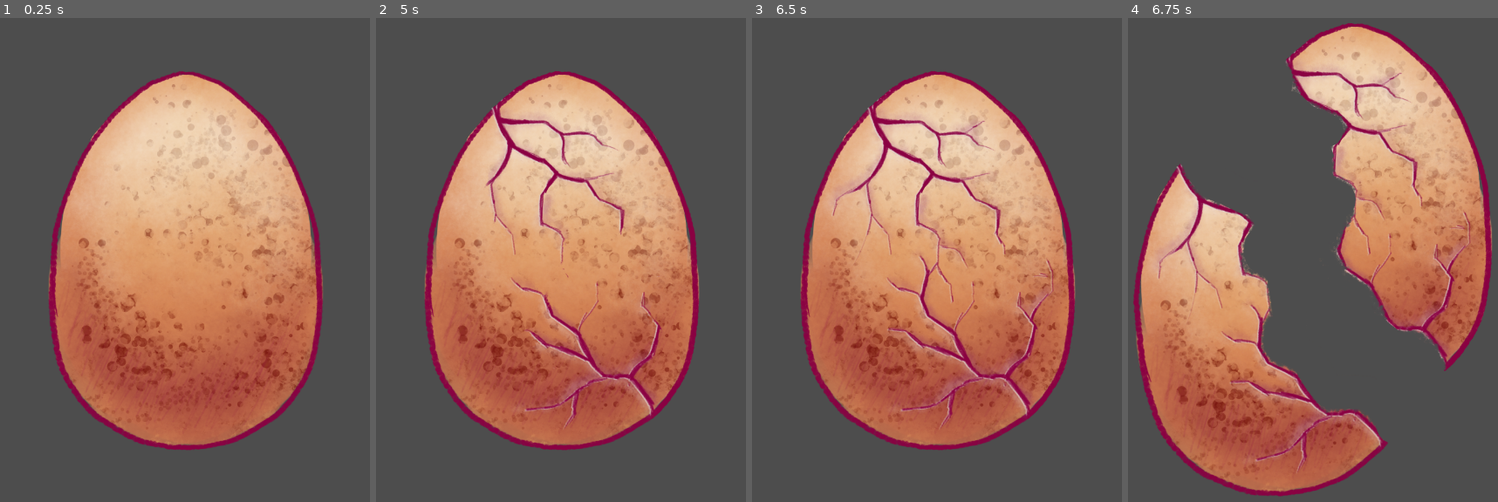
Above: before the commit, frames 1-4 (left to right).
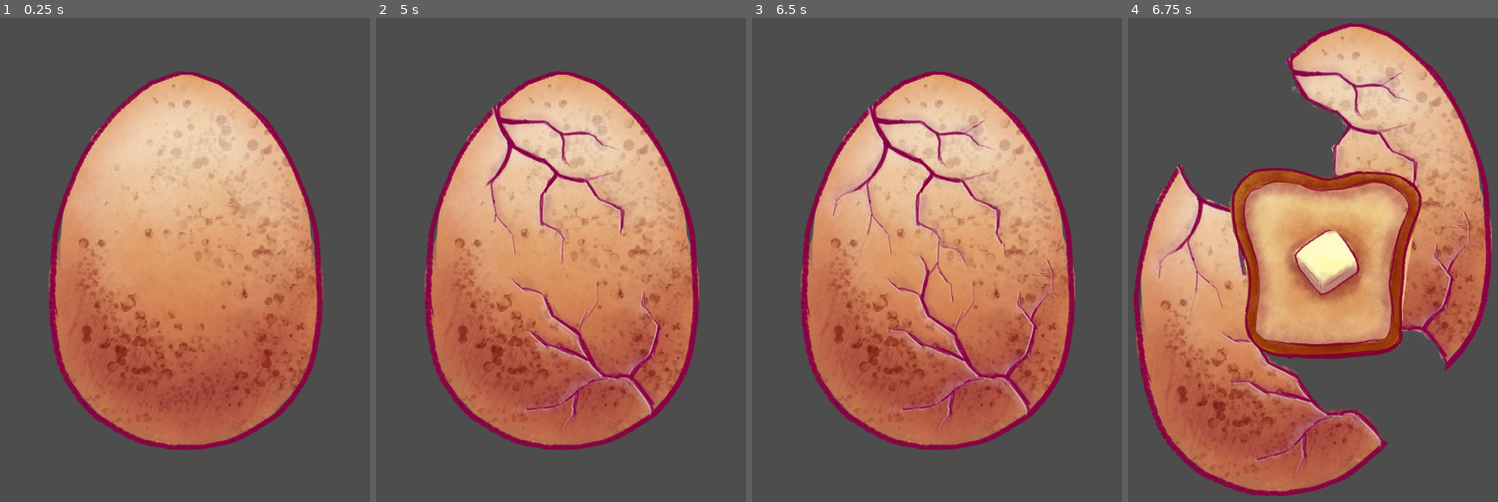
Above: after the commit, the same moments.

Repository: lawrenceyim/20-second-game-jam-2025
Game: Godot game, scene res://Scenes/MainLevel.tscn
Same seed, same stepped clock (60 frames per second), same inputs: the game is played once before the commit and once after it. The project has no main scene, so this scene is started directly.
Inputs (mouse positions are in pixels of both pictures, inside the frame that each line leads up to):
- Up to frame 1 (0.25 s): no input
- Up to frame 2 (5 s): tap Enter at 0.5, 2, 3.5 s; click (561, 255) at 0.67 s; tap Space at 1.25, 2.75, 4.25 s; move the mouse to (483, 289) at 1.27 s; click (483, 289) at 1.42 s; move the mouse to (601, 100) at 2.02 s; click (601, 100) at 2.17 s; move the mouse to (542, 395) at 2.77 s; click (542, 395) at 2.92 s; move the mouse to (679, 361) at 3.52 s; click (679, 361) at 3.67 s; move the mouse to (442, 153) at 4.27 s; click (442, 153) at 4.42 s
- Up to frame 3 (6.5 s): move the mouse to (959, 255) at 5.02 s; click (959, 255) at 5.17 s; move the mouse to (877, 80) at 5.77 s; click (877, 80) at 5.92 s
- Up to frame 4 (6.75 s): move the mouse to (1401, 221) at 6.52 s; click (1401, 221) at 6.67 s

Frames 1-3 are identical in both runs. In frame 4, 16% of the frame differs, in the area x 27-80%, y 30-71%.

Commit message:
Added loots for breaking eggs.

Diff:
--- a/Scenes/MainLevel.tscn
+++ b/Scenes/MainLevel.tscn
@@ -1,18 +1,20 @@
-[gd_scene load_steps=4 format=3 uid="uid://jxdg58q64wmw"]
+[gd_scene load_steps=5 format=3 uid="uid://jxdg58q64wmw"]
 
 [ext_resource type="Script" uid="uid://dyrifqxrqmh2m" path="res://Scripts/MainLevel.gd" id="1_8vsrk"]
 [ext_resource type="Texture2D" uid="uid://bs1s024acasa5" path="res://Assets/Sprites/Plain Egg/PlainEgg_Crack_00.png" id="1_r7jfx"]
 [ext_resource type="PackedScene" uid="uid://cq4iyo8hhye60" path="res://Scenes/TextureRepository.tscn" id="3_c77c4"]
+[ext_resource type="Texture2D" uid="uid://bf2aiy14qguc3" path="res://Assets/Sprites/loot/plain egg loot/Bagel.webp" id="4_o15vh"]
 
-[node name="Node2D" type="Node2D" node_paths=PackedStringArray("_eggArea", "_eggSprite", "_textureRepository")]
+[node name="Node2D" type="Node2D" node_paths=PackedStringArray("_eggArea", "_eggSprite", "_textureRepository", "_lootSprite")]
 script = ExtResource("1_8vsrk")
 _eggArea = NodePath("Area2D Egg Hitbox")
-_eggSprite = NodePath("Sprite2D")
+_eggSprite = NodePath("Egg Sprite")
 _textureRepository = NodePath("TextureRepository")
+_lootSprite = NodePath("Loot Sprite")
 
 [node name="Camera2D" type="Camera2D" parent="."]
 
-[node name="Sprite2D" type="Sprite2D" parent="."]
+[node name="Egg Sprite" type="Sprite2D" parent="."]
 texture = ExtResource("1_r7jfx")
 
 [node name="Area2D Egg Hitbox" type="Area2D" parent="."]
@@ -22,3 +24,6 @@
 polygon = PackedVector2Array(0, -1, 80, 30, 166, 116, 235, 249, 255, 393, 216, 597, 65, 694, -86, 685, -224, 584, -253, 411, -229, 239, -161, 103, -72, 21)
 
 [node name="TextureRepository" parent="." instance=ExtResource("3_c77c4")]
+
+[node name="Loot Sprite" type="Sprite2D" parent="."]
+texture = ExtResource("4_o15vh")
--- a/Scripts/MainLevel.gd
+++ b/Scripts/MainLevel.gd
@@ -4,6 +4,7 @@
 @export var _eggArea: Area2D
 @export var _eggSprite: Sprite2D
 @export var _textureRepository: TextureRepository
+@export var _lootSprite: Sprite2D
 
 var _eggHovered: bool             = false
 var _eggStateId: Enums.EggStateId = Enums.EggStateId.Zero
@@ -13,21 +14,23 @@
 func _ready() -> void:
 	_eggArea.mouse_entered.connect(func(): _eggHovered = true)
 	_eggArea.mouse_exited.connect(func(): _eggHovered = false)
+	_lootSprite.visible = false
 	_GenerateRandomEgg()
 
 
 func _HandleClick() -> void:
 	_IncrementEggState()
-	_eggSprite.texture = _GetTexture(_eggId, _eggStateId)
-	if (_eggStateId == Enums.EggStateId.Broken):
-		# TODO: Handle egg breaking
-		pass
+	_eggSprite.texture = _GetEggTexture(_eggId, _eggStateId)
 
 
 func _IncrementEggState() -> void:
 	match _eggStateId:
 		Enums.EggStateId.Broken:
 			pass
+		Enums.EggStateId.Five:
+			_lootSprite.texture = _GetRandomPrize(_eggId)
+			_lootSprite.visible = true
+			_eggStateId = (_eggStateId + 1) as Enums.EggStateId
 		_:
 			_eggStateId = (_eggStateId + 1) as Enums.EggStateId
 
@@ -36,10 +39,35 @@
 	_eggStateId = Enums.EggStateId.Zero
 	var randomId: int = randi_range(0, Enums.EggId.size() - 1)
 	_eggId = randomId as Enums.EggId
-	_eggSprite.texture = _GetTexture(_eggId, _eggStateId)
+	_eggSprite.texture = _GetEggTexture(_eggId, _eggStateId)
 
 
-func _GetTexture(eggId: Enums.EggId, eggState: Enums.EggStateId) -> Texture2D:
+func _GetRandomPrize(eggId: Enums.EggId) -> Texture2D:
+	match eggId:
+		Enums.EggId.Plain:
+			var value = randi_range(0, 5)
+			match value:
+				0: return _textureRepository.GetTexture(Enums.TextureId.PlainEggReward0)
+				1: return _textureRepository.GetTexture(Enums.TextureId.PlainEggReward1)
+				2: return _textureRepository.GetTexture(Enums.TextureId.PlainEggReward2)
+				3: return _textureRepository.GetTexture(Enums.TextureId.PlainEggReward3)
+				4: return _textureRepository.GetTexture(Enums.TextureId.PlainEggReward4)
+				5: return _textureRepository.GetTexture(Enums.TextureId.PlainEggReward5)
+		Enums.EggId.BrownSpotted:
+			var value = randi_range(0, 5)
+			match value:
+				0: return _textureRepository.GetTexture(Enums.TextureId.PlainEggReward0)
+				1: return _textureRepository.GetTexture(Enums.TextureId.PlainEggReward1)
+				2: return _textureRepository.GetTexture(Enums.TextureId.PlainEggReward2)
+				3: return _textureRepository.GetTexture(Enums.TextureId.PlainEggReward3)
+				4: return _textureRepository.GetTexture(Enums.TextureId.PlainEggReward4)
+				5: return _textureRepository.GetTexture(Enums.TextureId.PlainEggReward5)
+		_:
+			return Texture2D.new()
+	return Texture2D.new()
+
+
+func _GetEggTexture(eggId: Enums.EggId, eggState: Enums.EggStateId) -> Texture2D:
 	match eggId:
 		Enums.EggId.Plain:
 			match eggState:
